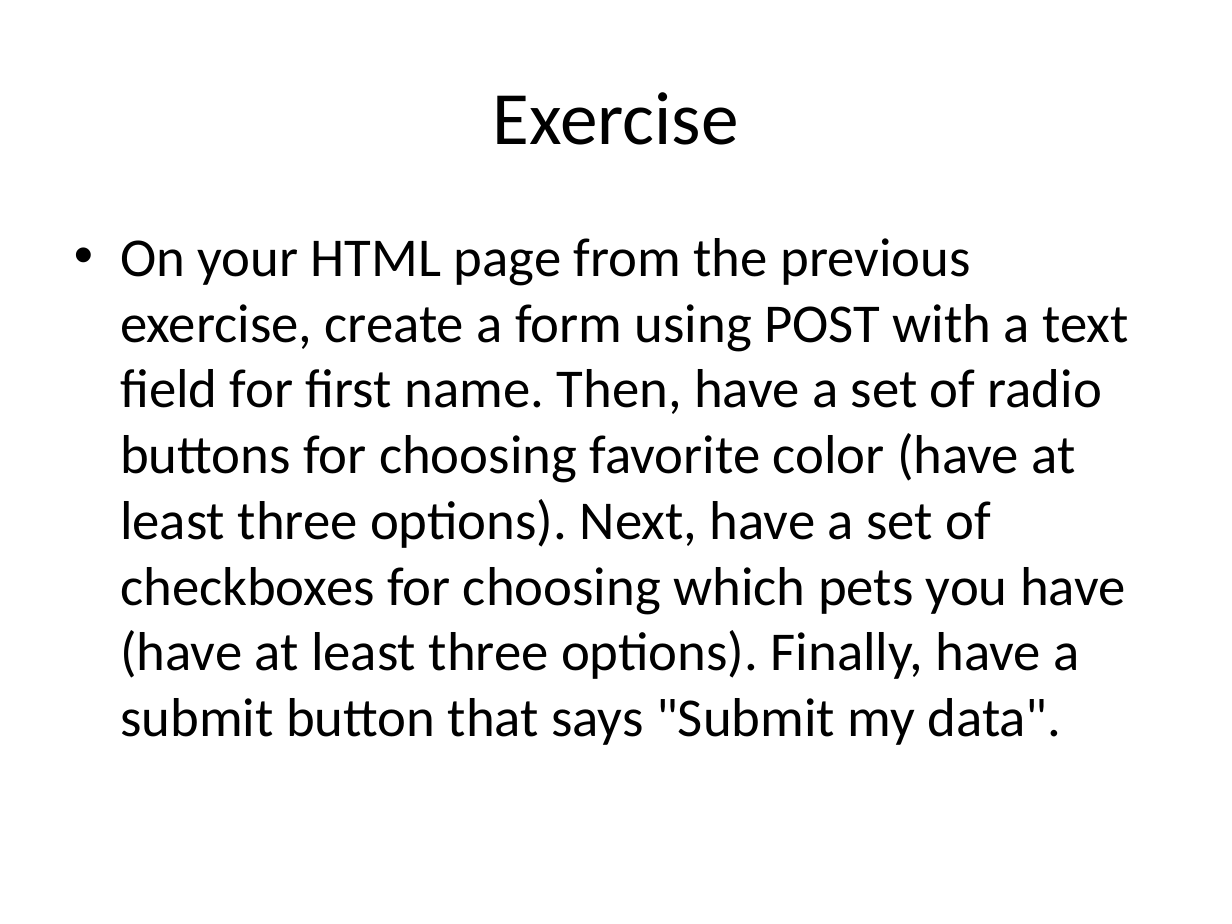
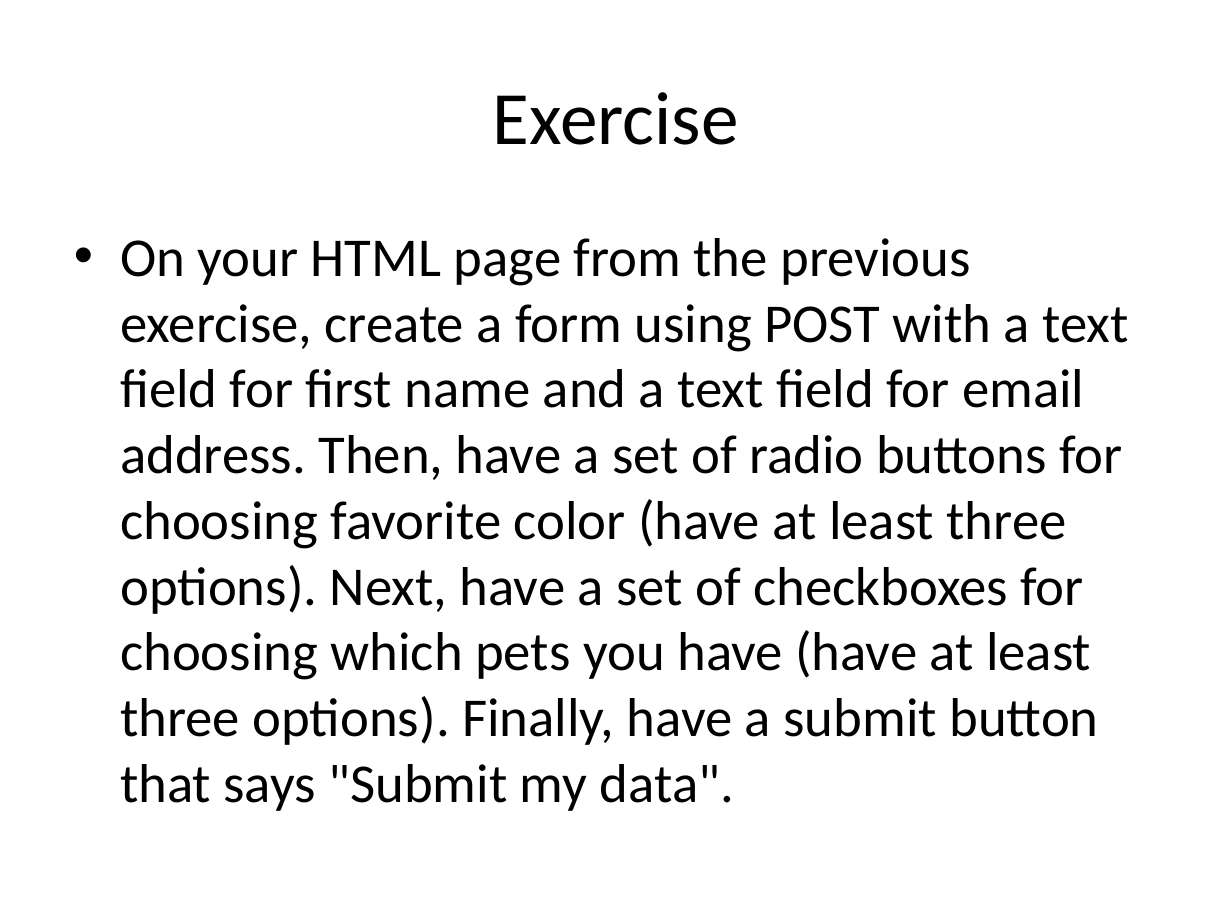
Before and after one commit to PHPEmbark/curriculum, a slide deck: slide 35 of course/2 - The Internet/The Internet.pptx (slide 34 before the commit). Drawn at 1232x924 pixels with LibreOffice and Linux fonts; fonts in the diff are those of the drawing. Boxes give left, top, right and bottom in pixels: in the first picture for what was removed or moved away, otherwise in the second. Text is boxed around its words. In the diff, an @@ line names an element or a change of style, - is before the commit and + after.

```diff
--- a/course/2 - The Internet/The Internet.pptx
+++ b/course/2 - The Internet/The Internet.pptx
@@ text at bbox=[120, 238, 1128, 811]: text changed @@
-• On your HTML page from the previous exercise, create a form using POST with a text field for first name. Then, have a set of radio buttons for choosing favorite color (have at least three options). Next, have a set of checkboxes for choosing which pets you have (have at least three options). Finally, have a submit button that says "Submit my data".
+• On your HTML page from the previous exercise, create a form using POST with a text field for first name and a text field for email address. Then, have a set of radio buttons for choosing favorite color (have at least three options). Next, have a set of checkboxes for choosing which pets you have (have at least three options). Finally, have a submit button that says "Submit my data".
```
Also in this commit, not shown: 6 other slides changed, 26 slides added, 1 slide removed.
